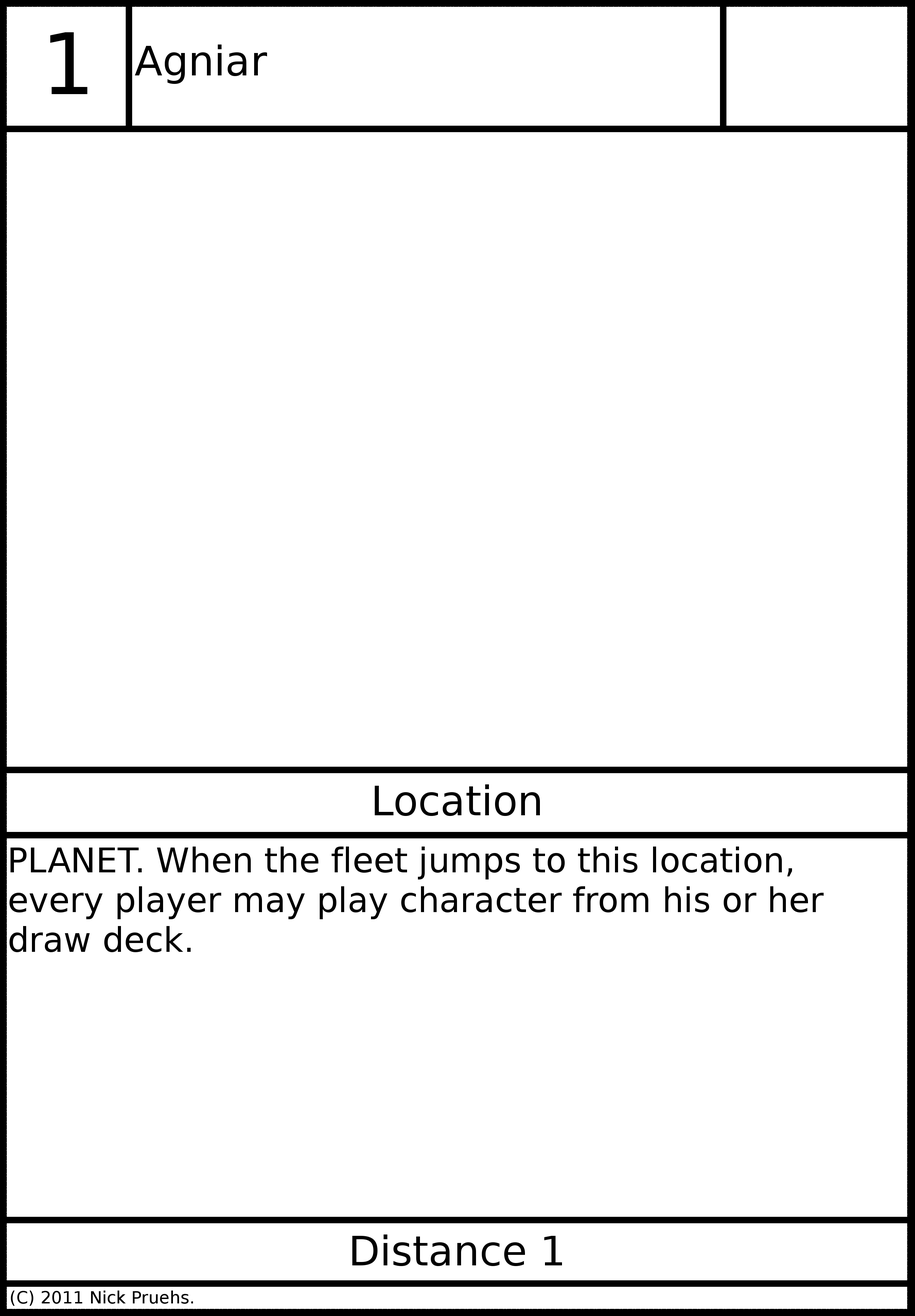
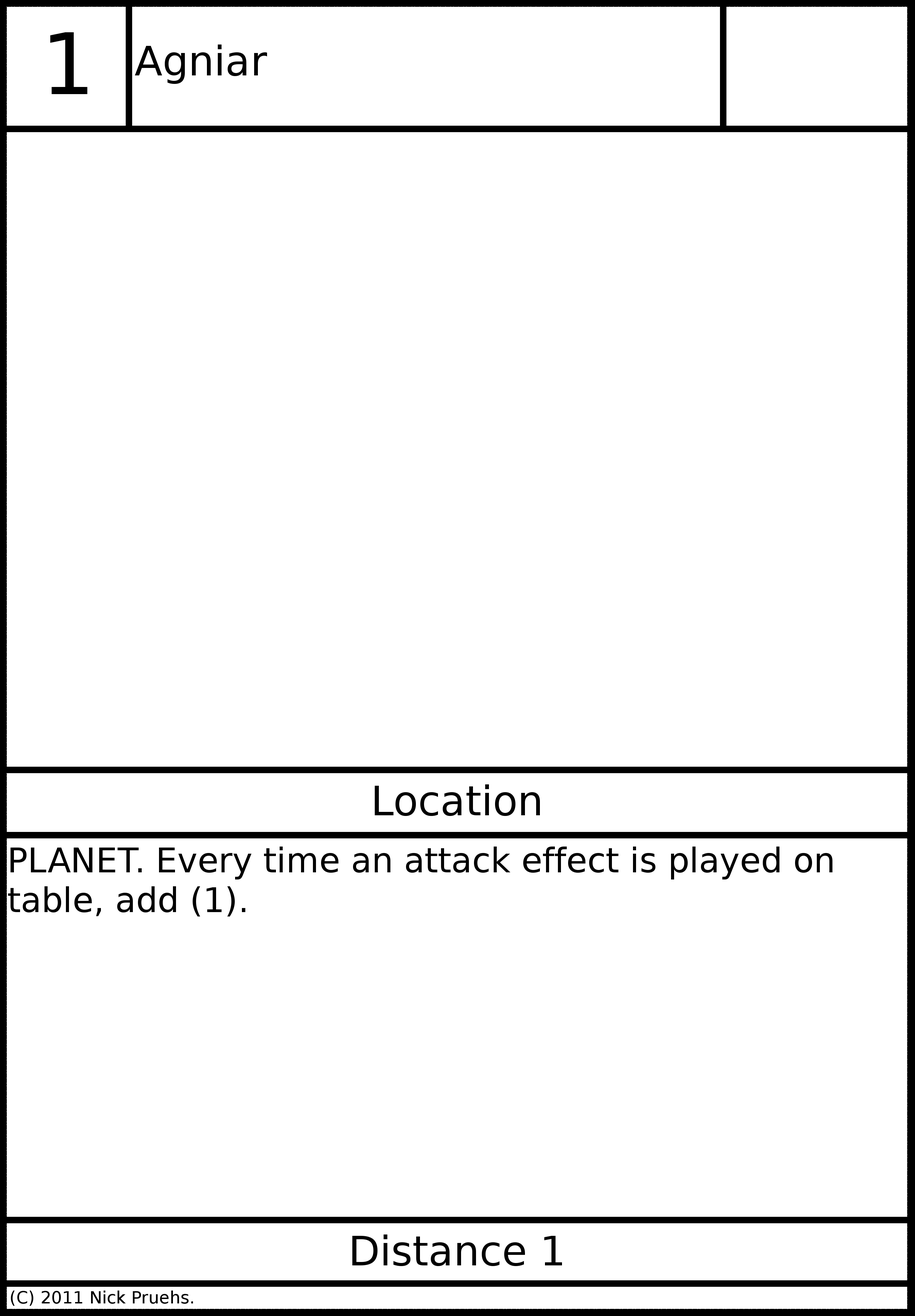
Two versions of the same layered image (915×1316). Layer-by-layer changes:
painted on "Card Text" over <box>8,846,833,952</box>
